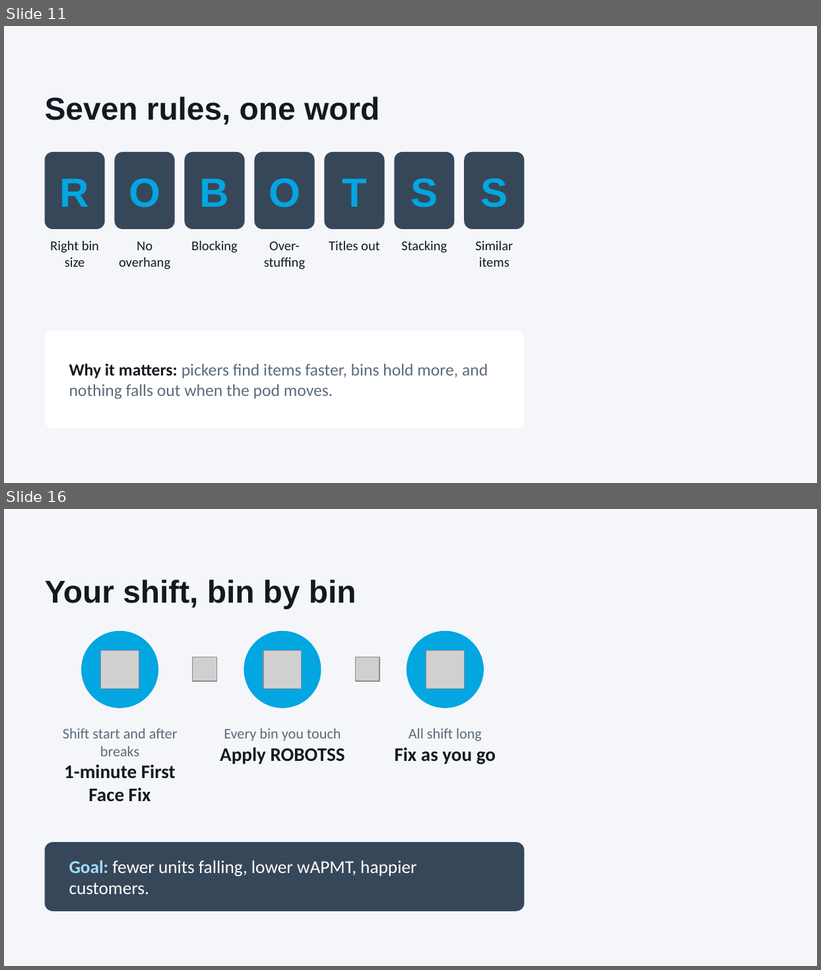
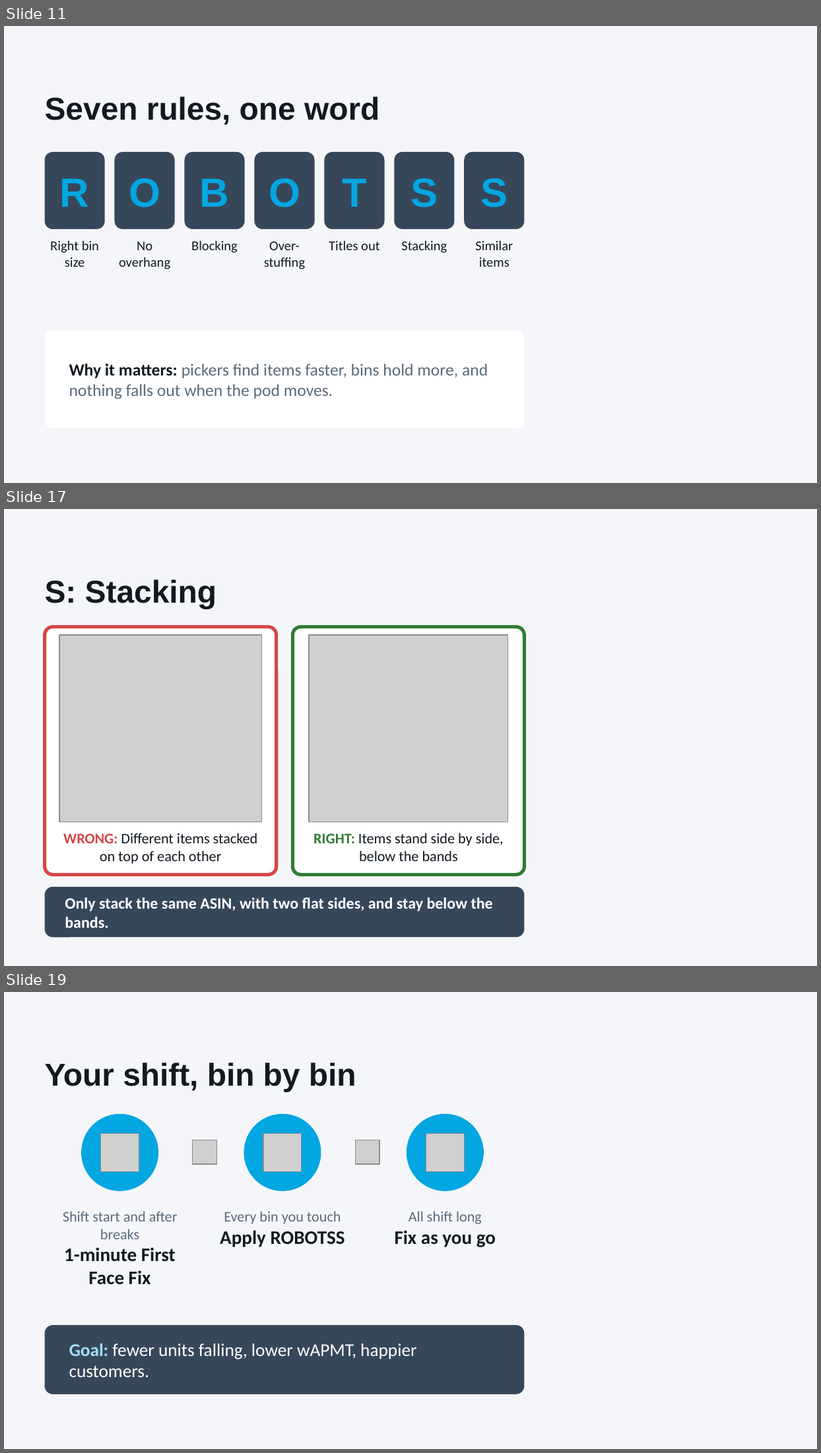
Before and after one commit to vanfryddie/beanstalkx, a slide deck: APMT_Coaching_Stow_FFF_ROBOTSS.pptx. Shown one above the other, each under a label of ours: slides 11 and 16 before the commit, slides 11, 17 and 19 after it; the slides between them are not shown. The pictures are 821x970 and 821x1453 pixels, drawn with LibreOffice and Linux fonts; fonts in the diff are those of the drawing; grey boxes stand for pictures; background and template pictures are left out. Boxes give left, top, right and bottom in pixels: in the first picture for what was removed or moved away, otherwise in the second. Text is boxed around its words. In the diff, an @@ line names an element or a change of style, - is before the commit and + after.

```diff
--- a/APMT_Coaching_Stow_FFF_ROBOTSS.pptx
+++ b/APMT_Coaching_Stow_FFF_ROBOTSS.pptx
@@ slide 17 added at bbox=[4, 509, 817, 966], background #F5F6FA @@
@@ title added at bbox=[45, 580, 217, 609], 28 pt, text #121921, bold @@
+S: Stacking
@@ rounded rectangle added at bbox=[45, 627, 277, 875], fill #FFFFFF, outline #D64545 3 pt @@
@@ rounded rectangle added at bbox=[292, 627, 524, 875], fill #FFFFFF, outline #2E7D32 3 pt @@
@@ picture added at bbox=[59, 635, 262, 822] @@
@@ picture added at bbox=[309, 635, 508, 822] @@
@@ text added at bbox=[63, 833, 258, 864], 13 pt, text #121921 @@
+WRONG: Different items stacked on top of each other
@@ text added at bbox=[314, 833, 504, 861], 13 pt, text #121921 @@
+RIGHT: Items stand side by side, below the bands
@@ rounded rectangle added at bbox=[45, 887, 524, 937], fill #37475A @@
@@ text added at bbox=[65, 898, 493, 928], 14 pt, text #FFFFFF, bold @@
+Only stack the same ASIN, with two flat sides, and stay below the bands.
@@ what was slide 16 is now slide 19 @@
```
Also in this commit, not shown: 1 slide changed, 5 other slides added, 3 slides removed, 1 other file.
